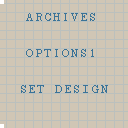
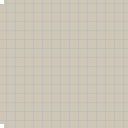
Comparing the layer stacks of the two 128 × 128 images. Changes:
hid "SET DESIGN" over [left=21, top=85, right=108, bottom=93]
hid "ARCHIVES" over [left=26, top=13, right=95, bottom=57]
